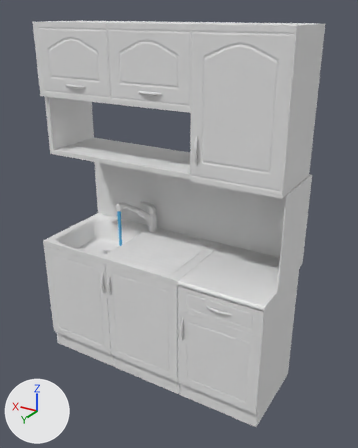
An edit to the FBX model care-up/Assets/_Models/MedicationSafetyInterior/KitchenSet.fbx, drawn before and after from the same camera.
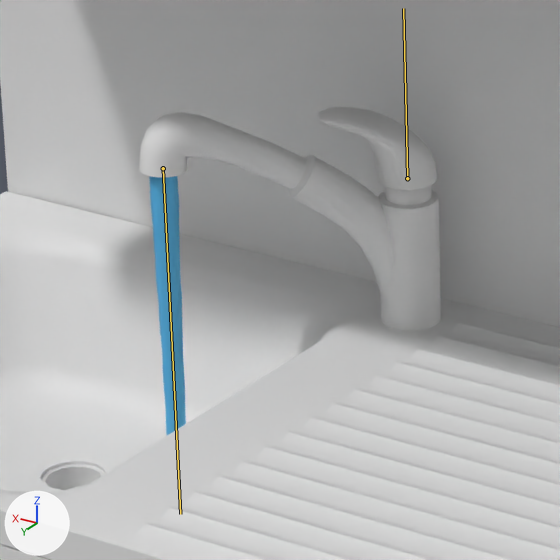
There are two pictures of each version: one whole from a camera (50 mm lens) standing at (-2.214, 2.639, 1.154) and looking at (-0.642, 0.02, -0.156), one close up on the part from 27% to 48% of the width and 42% to 59% of the height. Lighting does not change. The marker at lower left points along +X, +Y and +Z. The bones that change are drawn over the model as lines in the close-ups.

Names of what the first close-up shows: 'Circle', 'Cube.011', 'Tap.001', 'TilesPart'.
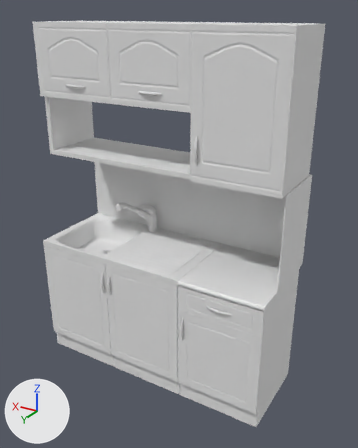
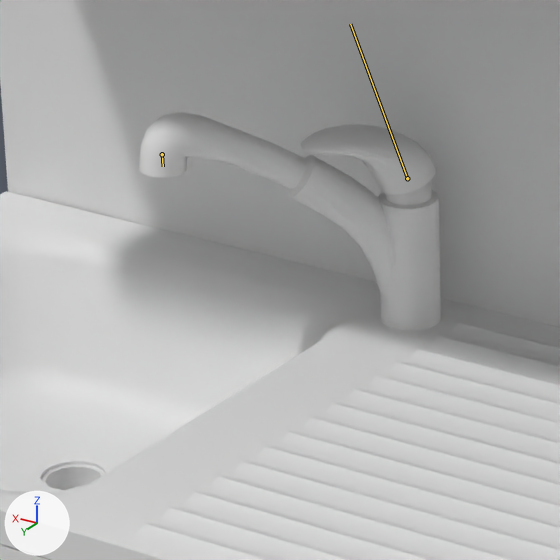
The newer file adds an action. The first version stands in its rest pose; the second is drawn at frame 1 of the action 'Armature|sink_open2_1_for_FeedingWithPump_L_Lib.004'.

Boxes (x1, y1, x2, y2) around the edits, measured in the close-ups (560 x 560 px):
'Tap.001', posed: before (139, 107, 441, 331); after (139, 112, 441, 331)
'Circle', posed (not visible afterwards): before (149, 176, 186, 435)
bone 'cr', root to tip: before (407, 178) to (403, 8); after (407, 178) to (350, 24)
bone 'water', root to tip: before (163, 168) to (180, 514); after (162, 154) to (163, 166)

The change in detail:
Bone 'cr' (bone_cr) turns from (0, 0, 0) to (-18, 0, 0) degrees about its own x, y and z.
Bone 'water' (bone_water) moves from (0.0, 0.0, 0.0) to (0.0, -0.011, 0.0).
Bone 'water' (bone_water) is rescaled from (1.0, 1.0, 1.0) to (1.0, 0.03, 1.0).
